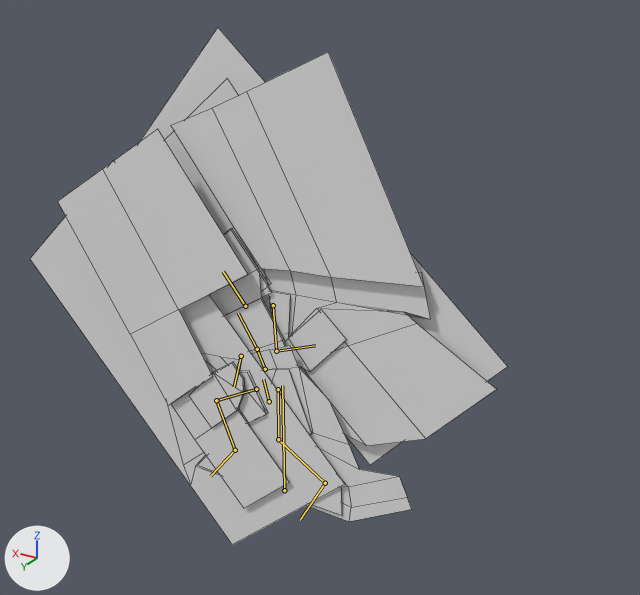
Two versions of the FBX model Unity/Assets/Arcadians/AvatarFemale/avatarFemale.fbx, one commit apart.
Rendered twice from a 50 mm lens placed at (-3.69, 5.54, 4.74), pointed at (-0.17, -0.33, 1.81). The axes (+X, +Y, +Z) are drawn at lower left. The lights are the same throughout. Both versions are drawn at frame 4 of the action 'female.armature|m.skillBuff'; the numbers are the values there. The bones that bend it are drawn over the model as lines. Mesh edges are drawn as thin lines.

In view in the first picture: 'avatar.Female'.
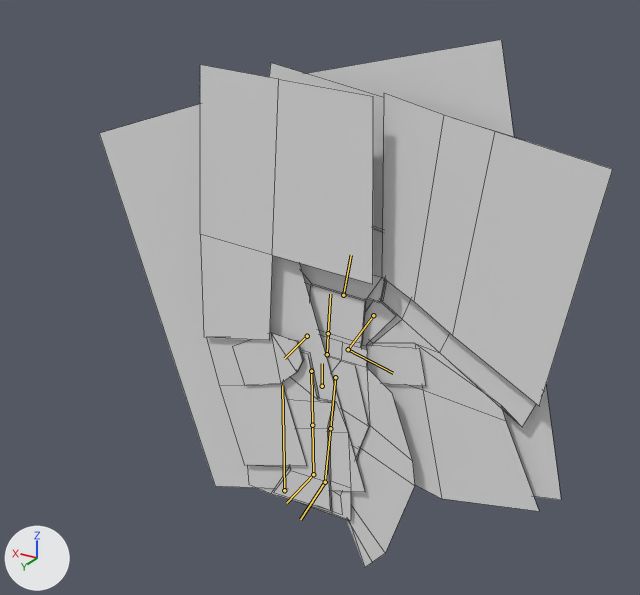
What the commit changed:
Bone 'b_Spine.001' (bone_b_spine_001) moves from (0.0, -0.186, 0.0) to (-0.536, 0.117, 0.0).
Bone 'b_Spine.001' (bone_b_spine_001) turns from (0, 0, -14) to (0, 0, 0) degrees about its own x, y and z.
Bone 'b_Spine.002' (bone_b_spine_002) turns from (0, 0, -11) to (0, 0, 2) degrees about its own x, y and z.
Bone 'b_Spine.003' (bone_b_spine_003) turns from (0, 0, -8) to (0, 0, 1) degrees about its own x, y and z.
Bone 'b_Head' (bone_b_head) turns from (0, 0, -7) to (0, 0, 6) degrees about its own x, y and z.
Bone 'b_LArm' (bone_b_larm) moves from (-0.003, 0.041, 0.0) to (0.072, 0.072, 0.0).
Bone 'b_LArm' (bone_b_larm) turns from (0, 0, -10) to (0, 0, -22) degrees about its own x, y and z.
Bone 'b_RArm.001' (bone_b_rarm_001) turns from (0, 0, -30) to (0, 0, -29) degrees about its own x, y and z.
Bone 'b_LLeg.001' (bone_b_lleg_001) turns from (0, 0, -41) to (0, 0, 35) degrees about its own x, y and z.
Bone 'b_LLeg.002' (bone_b_lleg_002) turns from (0, 0, 49) to (0, 0, -34) degrees about its own x, y and z.
Bone 'b_LFoot' (bone_b_lfoot) turns from (22, 0, 0) to (-2, 0, 0) degrees about its own x, y and z.
Bone 'b_RLeg.001' (bone_b_rleg_001) turns from (0, 0, 29) to (0, 0, 20) degrees about its own x, y and z.
Bone 'b_RLeg.002' (bone_b_rleg_002) turns from (0, 0, -40) to (0, 0, 20) degrees about its own x, y and z.
Bone 'b_RFoot' (bone_b_rfoot) turns from (0, 0, 25) to (0, 0, -40) degrees about its own x, y and z.

Location of each change, (x1, y1, x2, y2) in pixels of the pictures (640 x 595 px):
'avatar.Female', posed (8% wider): before (30, 28, 508, 545); after (99, 40, 613, 567)
bone 'b_Spine.001', root to tip: before (269, 401) to (263, 379); after (322, 386) to (322, 363)
bone 'b_Spine.002', root to tip: before (265, 369) to (257, 349); after (327, 354) to (328, 333)
bone 'b_Spine.003', root to tip: before (257, 349) to (238, 313); after (328, 333) to (330, 294)
bone 'b_Head', root to tip: before (245, 306) to (223, 271); after (343, 295) to (351, 255)
bone 'b_LArm', root to tip: before (241, 356) to (234, 387); after (307, 336) to (284, 358)
bone 'b_RArm.001', root to tip: before (273, 305) to (276, 351); after (373, 315) to (348, 349)
bone 'b_LLeg.001', root to tip: before (256, 389) to (216, 400); after (311, 371) to (312, 425)
bone 'b_LLeg.002', root to tip: before (216, 400) to (235, 450); after (312, 425) to (313, 474)
bone 'b_LFoot', root to tip: before (235, 450) to (210, 476); after (313, 474) to (286, 503)
bone 'b_RLeg.001', root to tip: before (278, 389) to (278, 439); after (335, 377) to (330, 428)
bone 'b_RLeg.002', root to tip: before (278, 439) to (325, 483); after (330, 428) to (325, 482)
bone 'b_RFoot', root to tip: before (325, 483) to (300, 520); after (325, 482) to (300, 519)
